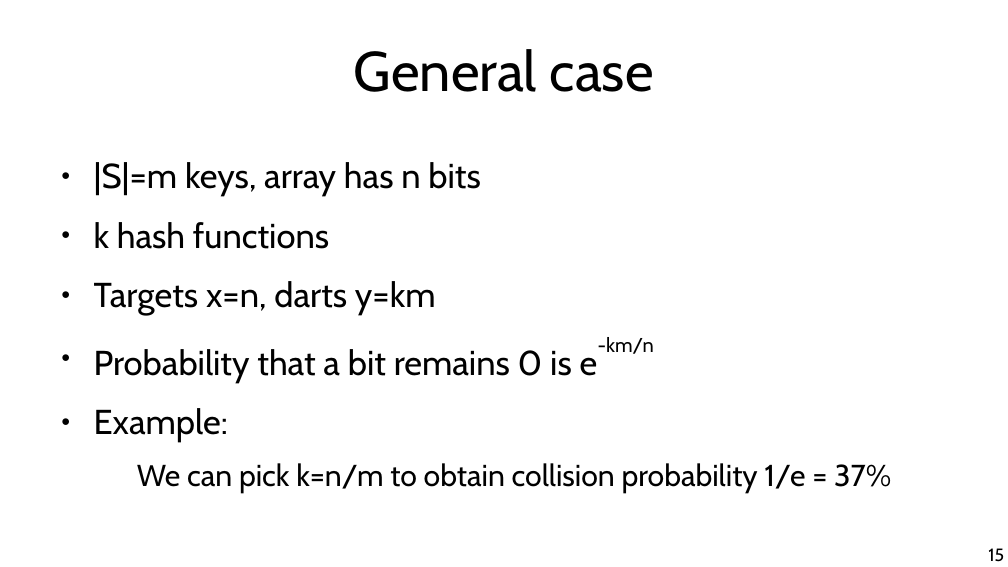
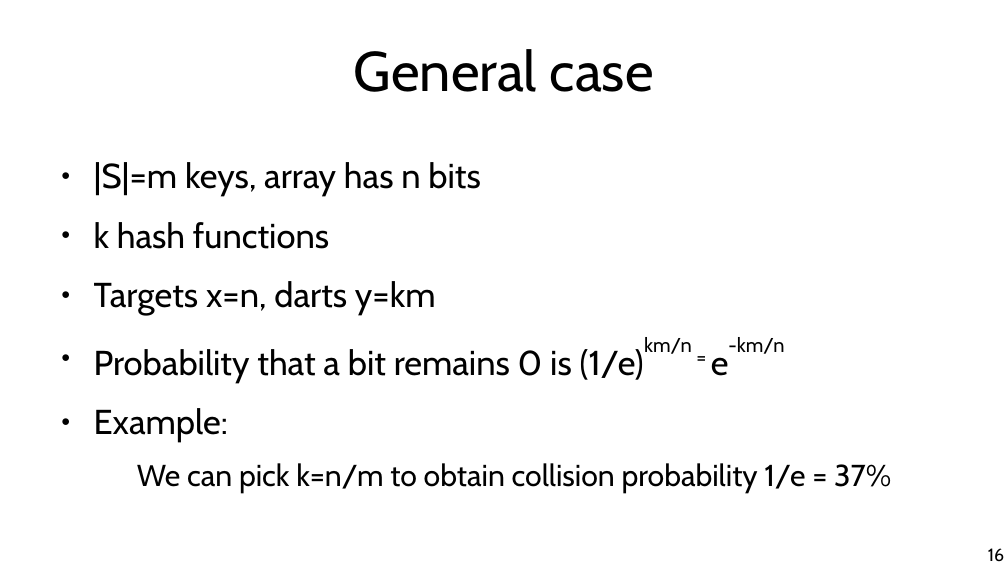
Before and after one commit to chatox/data-mining-course, a slide deck: slide 16 of theory/odp/tt24_bloom_filters.odp (slide 15 before the commit). Drawn at 1008x567 pixels with LibreOffice and Linux fonts; fonts in the diff are those of the drawing. Boxes give left, top, right and bottom in pixels: in the first picture for what was removed or moved away, otherwise in the second. Text is boxed around its words. In the diff, an @@ line names an element or a change of style, - is before the commit and + after.

```diff
--- a/theory/odp/tt24_bloom_filters.odp
+++ b/theory/odp/tt24_bloom_filters.odp
@@ text at box(94, 337, 784, 383): text changed @@
-● Probability that a bit remains 0 is e-km/n
+● Probability that a bit remains 0 is (1/e)km/n = e-km/n
@@ page number at box(988, 548, 1004, 562): text changed @@
-15
+16
```
Also in this commit, not shown: 2 other slides changed, 1 slide added, 1 other file.
